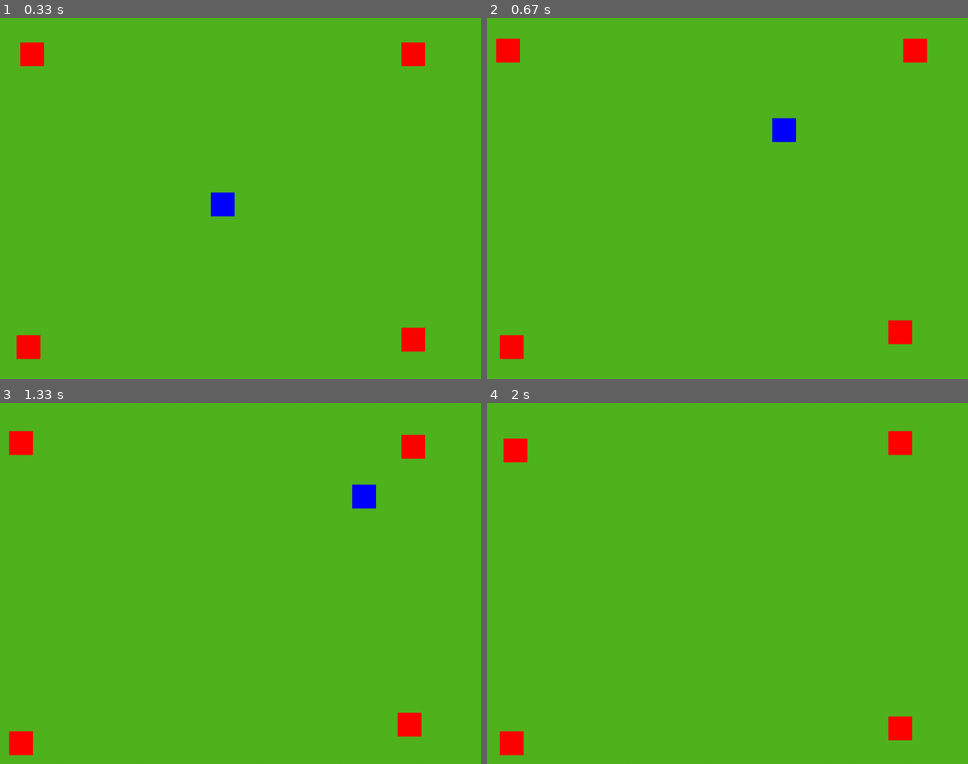
Above: before the commit, frames 1-4 (two rows, left to right).
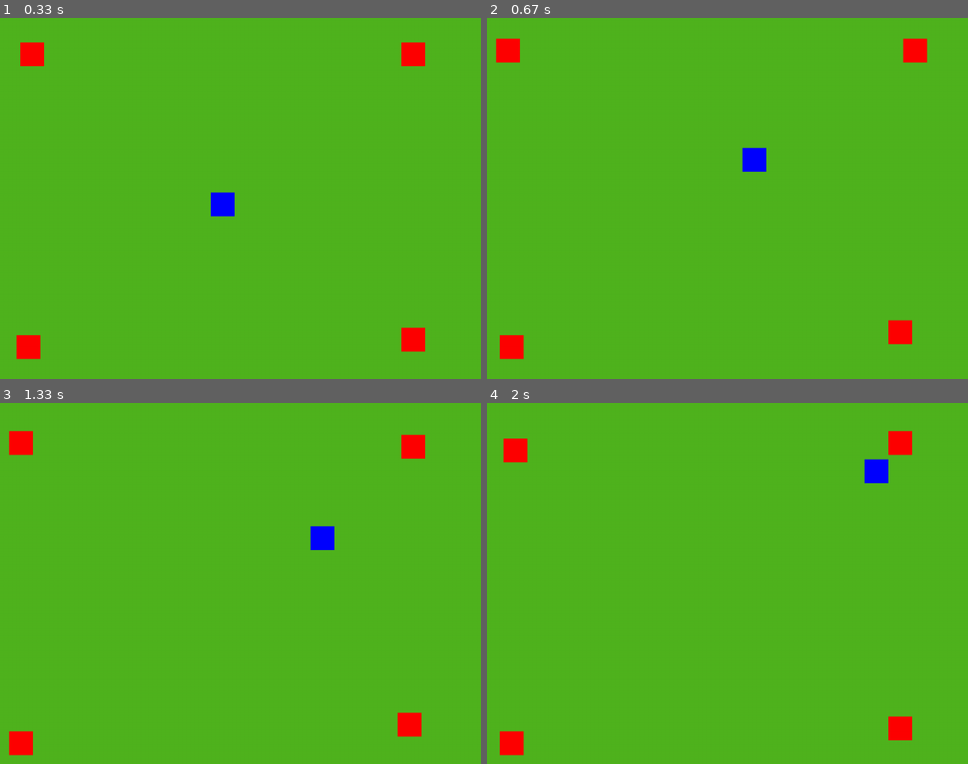
Above: after the commit, the same moments.

Repository: GGindin/Living_Hellscape
Game: pygame game, started from tutorials/dan_demo/bare-bones.py
The game is run twice, just before and just after one commit, with the same random seed, the same clock (stepped at 60 frames per second) and the same inputs.
Inputs:
- Up to frame 1 (0.33 s): no input
- Up to frame 2 (0.67 s): hold W from 0.33 s (still down); hold Right from 0.33 s (still down)
- Up to frame 3 (1.33 s): release W at 0.8 s; release Right at 0.8 s; tap S at 0.83 s; hold Right from 1.17 s (still down)
- Up to frame 4 (2 s): release Right at 1.63 s; hold Up 1.67-1.97 s

Frame 1 is identical in both runs. In frame 2, 0.7% of the frame differs, in the area x 52-65%, y 27-43%; in frame 3, 0.7%; in frame 4, 0.3%.

Commit message:
updated demo to use proper dpad movement

Diff:
--- a/tutorials/dan_demo/bare-bones.py
+++ b/tutorials/dan_demo/bare-bones.py
@@ -14,6 +14,7 @@
 # This is very much the same as Java, but without the crap.poop.crud.WhatYouActuallyWanted syntax.
 # Additionally, modules can be imported as a shorthand alias to keep things wonderfully simple.
 import random as rand
+import math as m
 
 # Pygame must be imported into the program before it can be referenced.
 # I typically import pygame as "pg" - more shorthand, easier to wield. We'll be using it a lot.
@@ -86,21 +87,37 @@
     # In this case, we are animating with player control - movement is determined by both the arrow keys and WASD.
     # One final thing to note: notice that this method contains the argument "pressed_keys"; this is how we import player keypresses into the player sprite. More on that later.
     def update(self, pressed_keys):
+        player_basespeed = 5 # Change this to change the speed of the player sprite
+
+        move_yaxis = 0
+        move_xaxis = 0
 
         # These controls are all 'if' statements, rather than 'if/elif' - this is so that more than one direction can be pressed at once.
         # Note also that these pressed_keys conditionals do not use the typical x==y structure, and instead use x[y].
         # This is because pressed_keys is passed as the full set of key-value pairs, and if any keys are true (i.e. K_UP=1), the associated operation is applied.
         if pressed_keys[K_UP] or pressed_keys[K_w]:
-            self.rect.move_ip(0, -5) # 'move_ip' simply means "move in place"
+            move_yaxis -= player_basespeed
+            # 'move_ip' simply means "move in place"
 
         if pressed_keys[K_DOWN] or pressed_keys[K_s]:
-            self.rect.move_ip(0, 5)
+            move_yaxis += player_basespeed
+
 
         if pressed_keys[K_LEFT] or pressed_keys[K_a]:
-            self.rect.move_ip(-5, 0)
+            move_xaxis -= player_basespeed
+
 
         if pressed_keys[K_RIGHT] or pressed_keys[K_d]:
-            self.rect.move_ip(5, 0)
+            move_xaxis += player_basespeed
+
+
+        if move_xaxis != 0 and move_yaxis != 0:
+            move_xaxis = move_xaxis * m.cos(m.pi/4) # This evens out the movement speed on diagonals
+            move_yaxis = move_yaxis * m.sin(m.pi/4)
+            self.rect.move_ip(move_xaxis,move_yaxis)
+        else:
+            self.rect.move_ip(move_xaxis,move_yaxis)
+
 
         # Movement constraints. If the player sprite exceeds the boundaries of the screen, this conditional prevents them from moving off-screen.
         # This is also written as all 'if' statements, so that one constraint doesn't override another in the case of corners.
@@ -118,6 +135,9 @@
 
         # Unworking exprimental prototype for vector-based movement.
         # Would be essential for diagonal movement that matches the speed of U/D/L/R movement. Disregard for now.
+
+        # I don't think we need this for D-pad style movement. My additions above should handle diagonals just fine.
+        # Still, I'm going to keep this here in case we change our minds. -Greg
         """
         vel = pg.Vector2()
 
